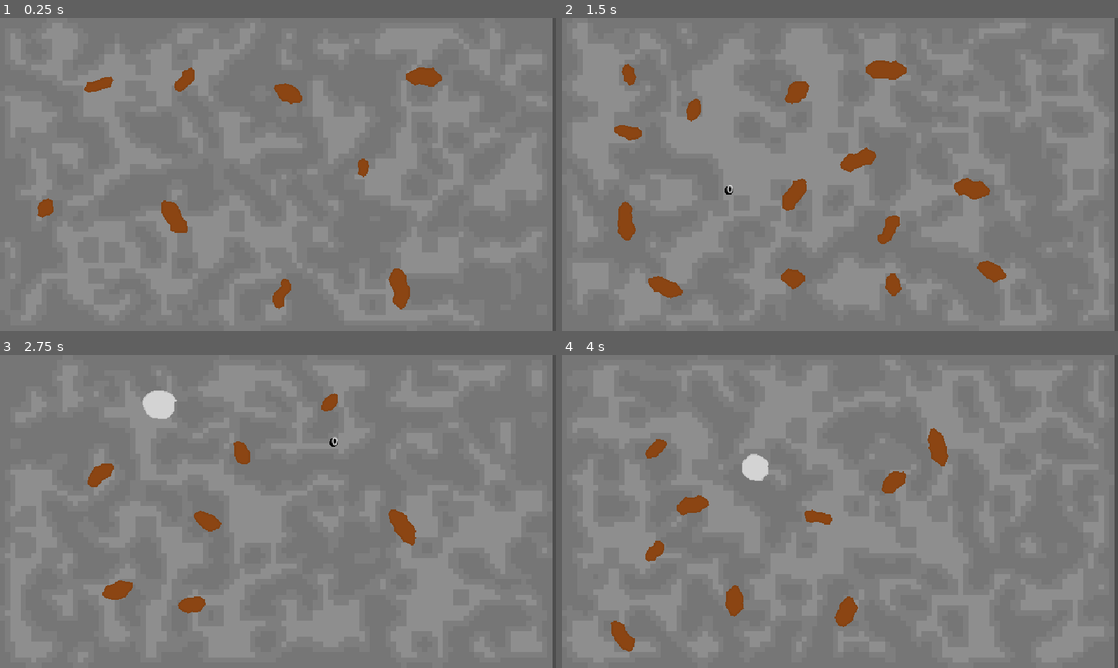
Above: before the commit, frames 1-4 (two rows, left to right).
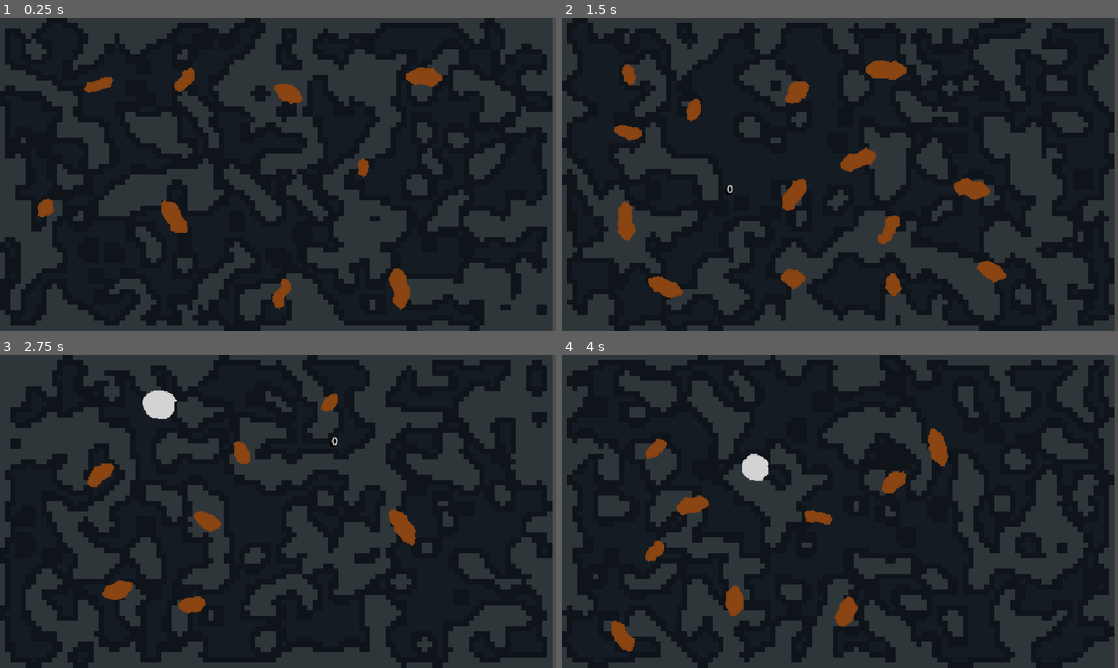
Above: after the commit, the same moments.

Repository: BrodeyYendall/MiningGameGodot
Game: Godot game, scene res://game.tscn
The game is run twice, just before and just after one commit, with the same random seed, the same clock (stepped at 60 frames per second) and the same inputs.
Inputs (mouse positions are in pixels of both pictures, inside the frame that each line leads up to):
- Up to frame 1 (0.25 s): no input
- Up to frame 2 (1.5 s): tap Enter at 0.5, 0.6 s; move the mouse to (962, 158) at 0.52 s; click (962, 158) at 0.67 s; tap Space at 0.77, 1.25 s; move the mouse to (728, 190) at 1.27 s; tap Tab at 1.35 s; click (728, 190) at 1.42 s
- Up to frame 3 (2.75 s): tap Space at 1.52 s; tap Enter at 2, 2.1 s; move the mouse to (333, 442) at 2.02 s; click (333, 442) at 2.17 s
- Up to frame 4 (4 s): tap Space at 2.75, 3.02, 3.77 s; move the mouse to (812, 574) at 2.77 s; tap Tab at 2.85 s; click (812, 574) at 2.92 s; tap Enter at 3.5, 3.6 s; move the mouse to (1006, 558) at 3.52 s; click (1006, 558) at 3.67 s

The runs differ from the first frame. In frame 1, 97% of the frame differs, in the area x 0-100%, y 0-100%; in frame 2, 96%; in frame 3, 97%; in frame 4, 97%.

Commit message:
Improve the colours of the generated backgrounds

Diff:
--- a/background.gd
+++ b/background.gd
@@ -1,7 +1,7 @@
 extends Sprite2D
 
 @export var ROCK_COLORS = {
-	1: [Color(0.557, 0.557, 0.557), Color(0.498, 0.498, 0.498), Color(0.466, 0.466, 0.466)]
+	1: [Color.from_rgba8(20, 27, 35), Color.from_rgba8(15, 20, 26), Color.from_rgba8(47, 54, 58)]
 }
 
 signal image_changed(new_image: Image)
--- a/scenarios/most_recent.json
+++ /dev/null
@@ -1,19 +0,0 @@
-{"additional_data":{"seed":3620509370},"timestamp":0,"type":"seed"}
-{"additional_data":{"x":384.333343505859,"y":113.0},"timestamp":9118,"type":"create_hole"}
-{"additional_data":{"x":320.666687011719,"y":203.66667175293},"timestamp":9337,"type":"create_hole"}
-{"additional_data":{"x":335.333343505859,"y":292.666687011719},"timestamp":9646,"type":"create_hole"}
-{"additional_data":{"x":483.0,"y":261.333343505859},"timestamp":9906,"type":"create_hole"}
-{"additional_data":{"x":539.666687011719,"y":95.3333358764648},"timestamp":10270,"type":"create_hole"}
-{"additional_data":{"x":504.666687011719,"y":17.0},"timestamp":10531,"type":"create_hole"}
-{"additional_data":{"x":315.0,"y":24.3333339691162},"timestamp":10943,"type":"create_hole"}
-{"additional_data":{"x":252.0,"y":79.6666717529297},"timestamp":11373,"type":"create_hole"}
-{"additional_data":{"x":175.66667175293,"y":136.333343505859},"timestamp":11767,"type":"create_hole"}
-{"additional_data":{"x":102.333335876465,"y":7.66666698455811},"timestamp":12423,"type":"create_hole"}
-{"additional_data":{"x":33.3333358764648,"y":95.6666717529297},"timestamp":12702,"type":"create_hole"}
-{"additional_data":{"x":38.0,"y":255.0},"timestamp":13169,"type":"create_hole"}
-{"additional_data":{"x":55.0,"y":318.0},"timestamp":13496,"type":"create_hole"}
-{"additional_data":{"x":200.66667175293,"y":335.0},"timestamp":13744,"type":"create_hole"}
-{"additional_data":{"x":207.333343505859,"y":132.0},"timestamp":38742,"type":"create_hole"}
-{"additional_data":{"x":119.0,"y":150.0},"timestamp":38999,"type":"create_hole"}
-{"additional_data":{"x":100.66667175293,"y":52.3333358764648},"timestamp":39276,"type":"create_hole"}
-{"additional_data":{"x":72.6666717529297,"y":145.0},"timestamp":39755,"type":"create_hole"}
Not shown: 1 places in wall.tscn that only renumber resources
